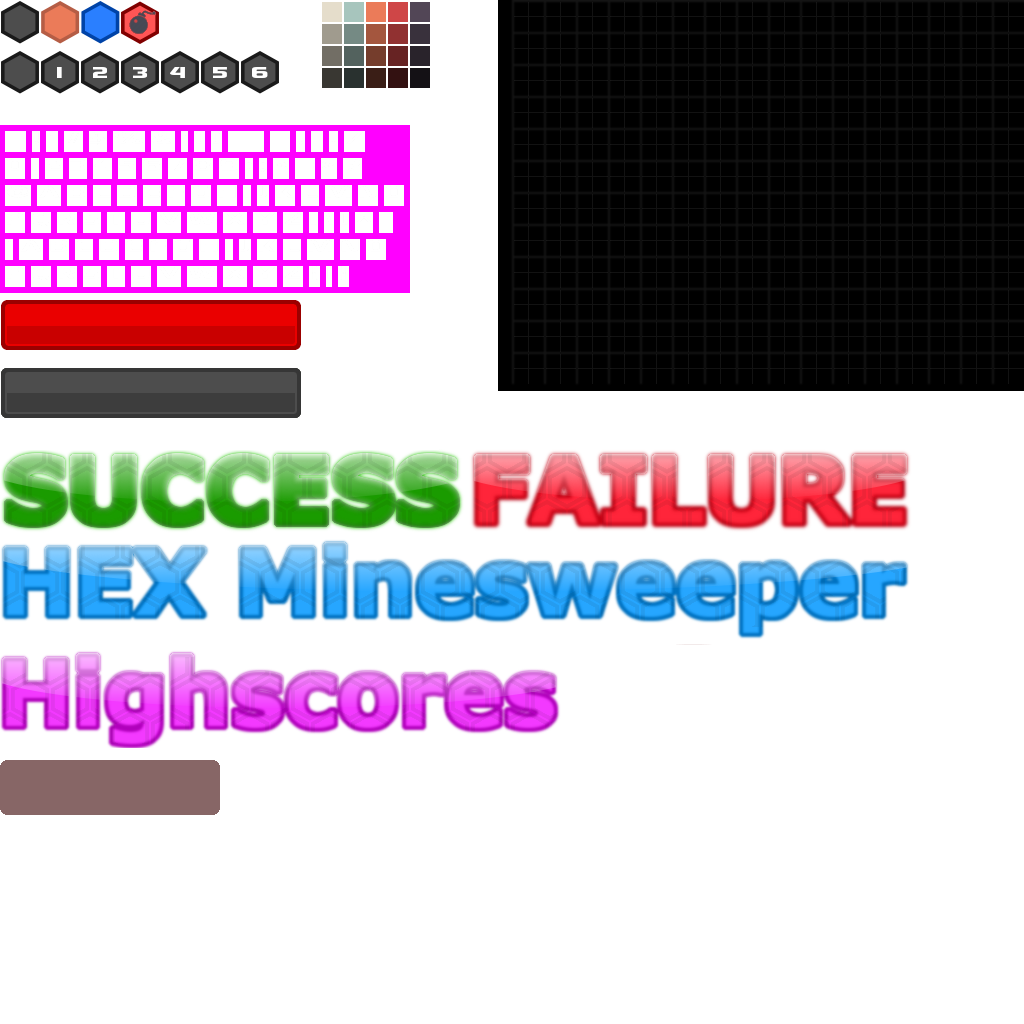
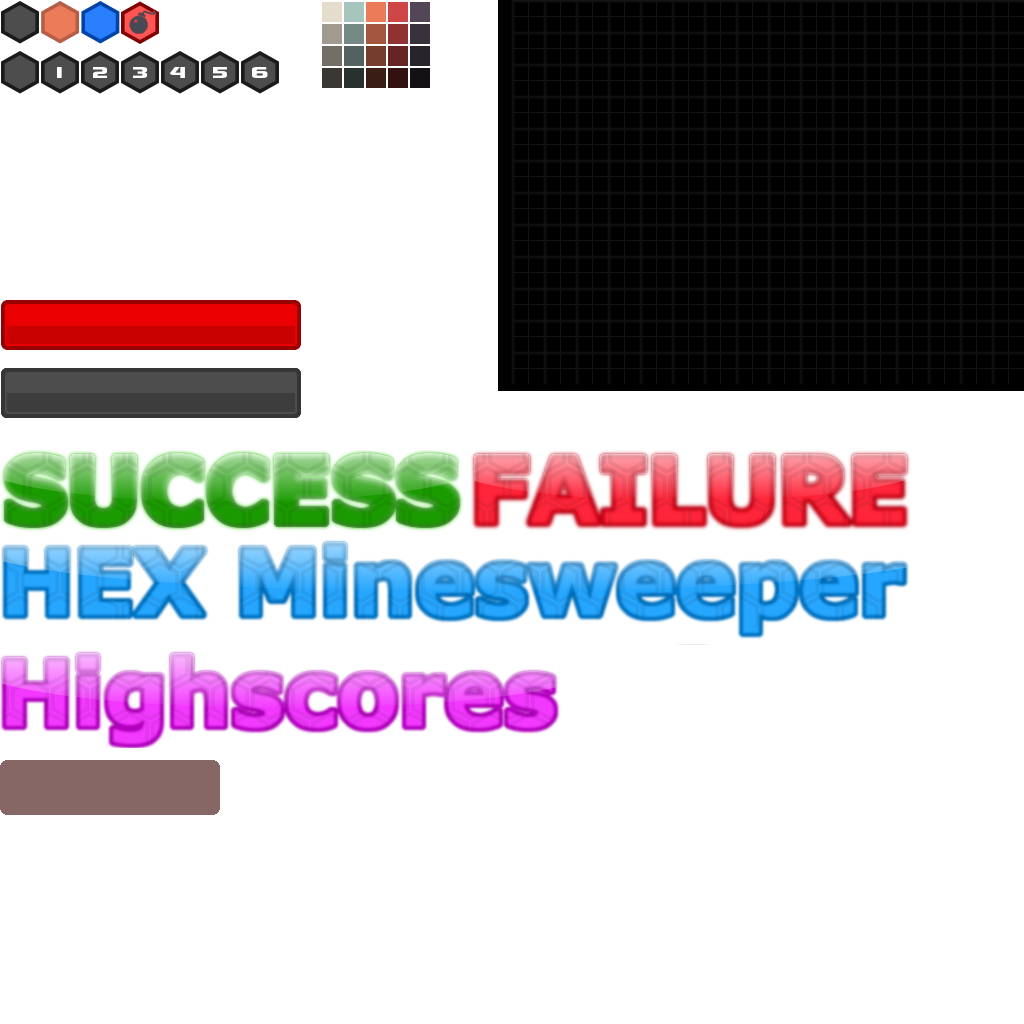
Layered file, before and after one edit (1024px x 1024px). Changes by layer:
added layer "Ebene #5" above "Ebene #2" over (x1=0, y1=125, x2=253, y2=184)
painted on "Ebene #1" over (x1=0, y1=125, x2=410, y2=293)
